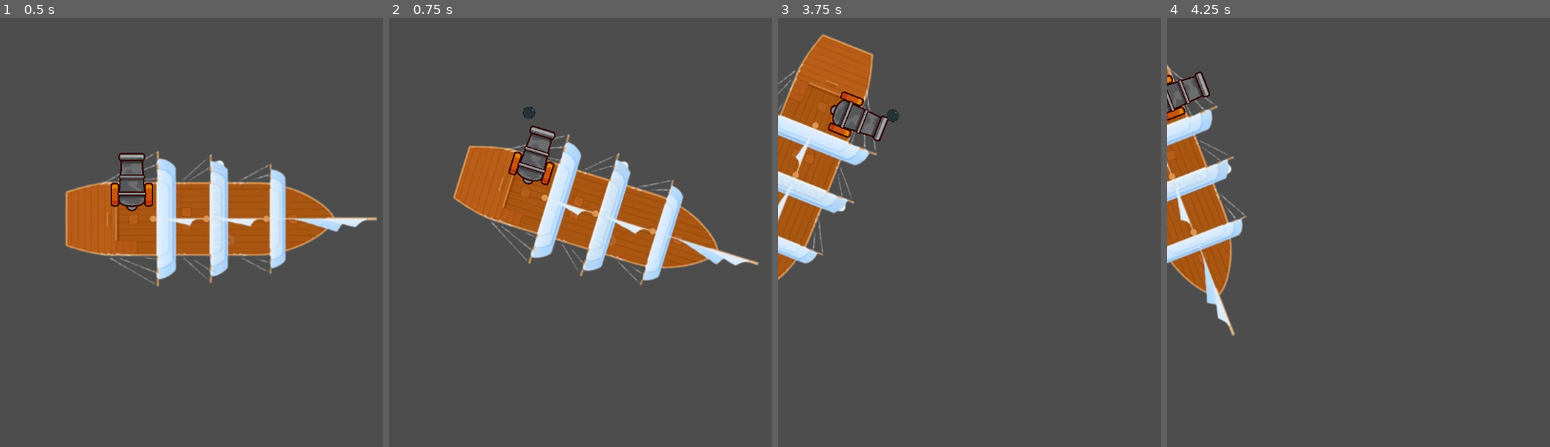
Above: before the commit, frames 1-4 (left to right).
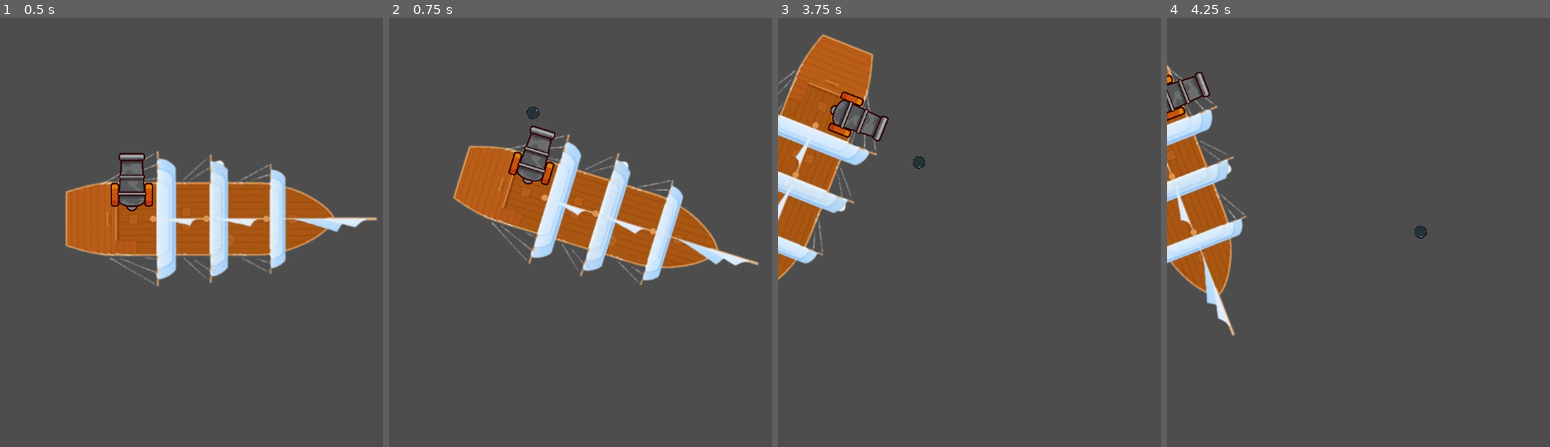
Above: after the commit, the same moments.

Repository: Balthendir/skulls-and-schmeckels
Game: Godot game, scene res://scenes/level.tscn
Same seed, same stepped clock (60 frames per second), same inputs: the game is played once before the commit and once after it.
Inputs:
- Up to frame 1 (0.5 s): no input
- Up to frame 2 (0.75 s): tap Enter at 0.5 s; hold Right (right) from 0.53 s (still down); tap Space (shoot) at 0.6 s
- Up to frame 3 (3.75 s): release Right (right) at 1.28 s; hold Down (down) 1.28-2.03 s; tap Space (shoot) every 0.75 s from 1.35 to 3.6 s; hold Right (right) 2.03-2.78 s; hold Up (up) 2.78-3.53 s; hold Left (left) from 3.53 s (still down)
- Up to frame 4 (4.25 s): keep holding Left (left)

Frame 1 is identical in both runs. In frame 2, less than 0.1% of the frame differs, in the area x 34-40%, y 20-24%; in frame 3, 0.1%, in the area x 28-39%, y 21-36%; in frame 4, less than 0.1%.

Commit message:
Kanone schießt
Skript für Cannonball abgeschlossen mit 1s Travel Distance für Kugeln

Diff:
--- a/scenes/cannon.gd
+++ b/scenes/cannon.gd
@@ -1,18 +1,20 @@
 extends Node2D
 
-signal cannonball(pos)
+@onready var cannonball : PackedScene = load("res://scenes/cannonball.tscn")
 
 var can_shoot: bool = true
 
-func get_input():
-	#shoot input
+func shoot_cannon():
 	if Input.is_action_just_pressed("shoot") and can_shoot:
 		can_shoot = false
 		$shoot_cooldown.start()
-		cannonball.emit($Ballspawn.global_position)
+		var instance = cannonball.instantiate()
+		get_tree().current_scene.add_child(instance)
+		instance.position = $Ballspawn.global_position
+		instance.rotation = get_parent().global_rotation
 
 func _process(delta: float) -> void:
-	get_input()
+	shoot_cannon()
 
 
 func _on_shoot_cooldown_timeout() -> void:
--- a/scenes/cannonball.gd
+++ b/scenes/cannonball.gd
@@ -2,6 +2,11 @@
 
 @export var speed = 400
 
-# Called every frame. 'delta' is the elapsed time since the previous frame.
+
 func _process(delta: float) -> void:
-	position.y -= delta * speed
+	var velocity = Vector2.UP.rotated(rotation) * speed
+	position += delta * velocity
+
+
+func _on_projectile_timer_timeout() -> void:
+	queue_free()
--- a/scenes/cannonball.tscn
+++ b/scenes/cannonball.tscn
@@ -15,3 +15,9 @@
 position = Vector2(2.5, -2.5)
 scale = Vector2(0.0508333, 0.0508333)
 texture = ExtResource("1_1oax6")
+
+[node name="Projectile_Timer" type="Timer" parent="."]
+one_shot = true
+autostart = true
+
+[connection signal="timeout" from="Projectile_Timer" to="." method="_on_projectile_timer_timeout"]
--- a/scenes/level.gd
+++ b/scenes/level.gd
@@ -15,8 +15,7 @@
 	var cannonball = cannonball_scene.instantiate()
 
 	$PlayerShip/Cannonballs.add_child(cannonball)
-	var cannon_pos = $PlayerShip/Cannon.global_position
-	var cannon_orientation = $PlayerShip/Cannon.transform.x
-	cannonball.position = pos
-	print(cannon_pos)
+
+
+
 	print("Cannon shot!")
--- a/scenes/level.tscn
+++ b/scenes/level.tscn
@@ -12,7 +12,3 @@
 
 [node name="Cannon" parent="PlayerShip" instance=ExtResource("2_jo1pn")]
 position = Vector2(-139, -52)
-
-[node name="Cannonballs" type="Node" parent="PlayerShip"]
-
-[connection signal="cannonball" from="PlayerShip/Cannon" to="." method="_on_cannon_cannonball"]
Binary file added: assets/cannon - Kopie.png
Not shown, added: assets/cannon - Kopie.png.import
